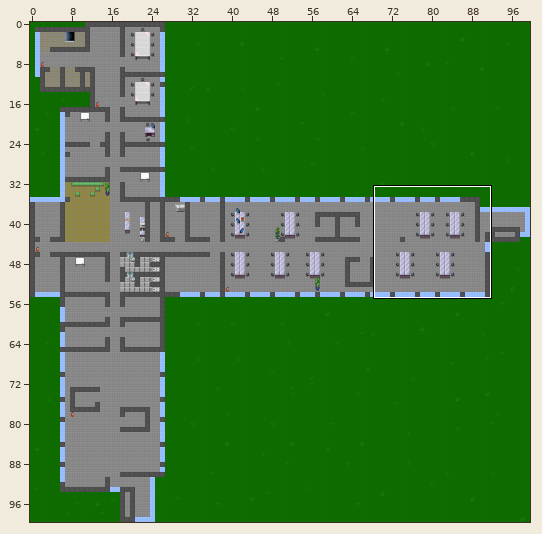
One commit to this Tiled map: untitled.tmx. Above: a wide view before the commit, with the close-up outlined.
Close-up. Old version:
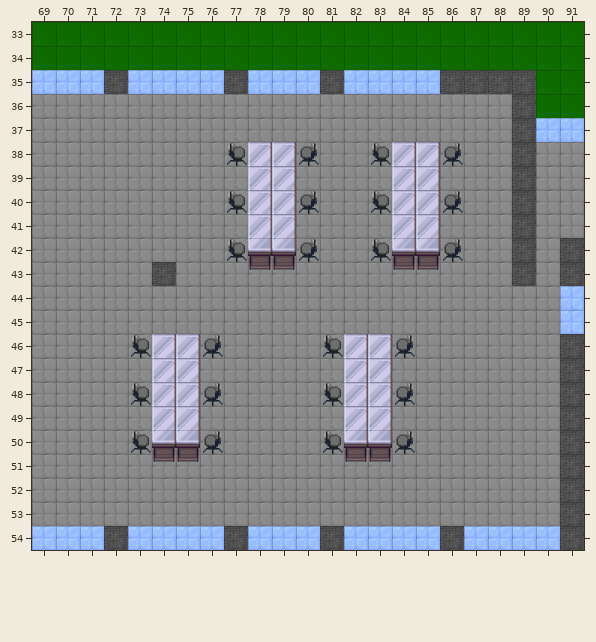
Cells are 32x32 px. Shown: x 69..91, y 33..54. The commit also changed other parts of the map, which this record leaves out.
And afterwards:
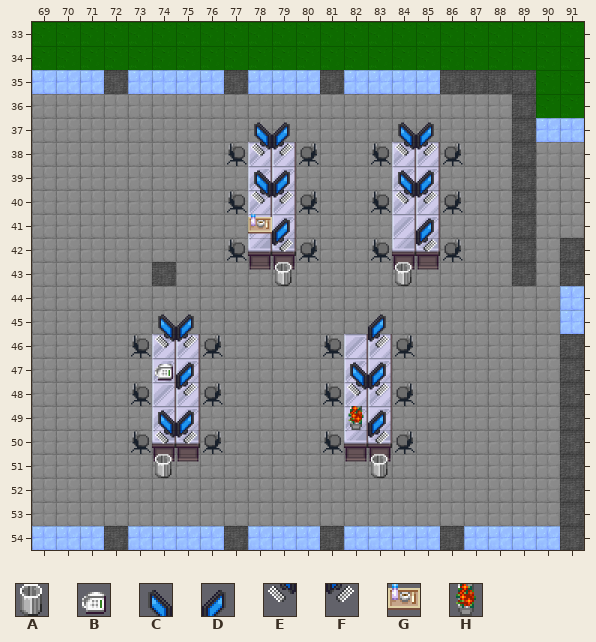
Key: from "OfficeTiles": A 96, B 151, C 190, D 190 flipped left-right, E 206, F 206 flipped left-right, G 221, H 229.
_ is an empty cell.
From old to new:
{"where": "layer \"Shit\""}
{"y":37,"x":78,"old":"__","new":"CD"}
{"y":37,"x":84,"old":"__","new":"CD"}
{"y":38,"x":78,"old":"__","new":"EF"}
{"y":38,"x":84,"old":"__","new":"EF"}
{"y":39,"x":78,"old":"__","new":"CD"}
{"y":39,"x":84,"old":"__","new":"CD"}
{"y":40,"x":78,"old":"__","new":"EF"}
{"y":40,"x":84,"old":"__","new":"EF"}
{"y":41,"x":78,"old":"__","new":"GD"}
{"y":41,"x":85,"old":"_","new":"D"}
{"y":42,"x":79,"old":"_","new":"F"}
{"y":42,"x":85,"old":"_","new":"F"}
{"y":43,"x":79,"old":"_","new":"A"}
{"y":43,"x":84,"old":"_","new":"A"}
{"y":45,"x":74,"old":"__","new":"CD"}
{"y":45,"x":83,"old":"_","new":"D"}
{"y":46,"x":74,"old":"__","new":"EF"}
{"y":46,"x":83,"old":"_","new":"F"}
{"y":47,"x":74,"old":"__","new":"BD"}
{"y":47,"x":82,"old":"__","new":"CD"}
{"y":48,"x":75,"old":"_","new":"F"}
{"y":48,"x":82,"old":"__","new":"EF"}
{"y":49,"x":74,"old":"__","new":"CD"}
{"y":49,"x":82,"old":"__","new":"HD"}
{"y":50,"x":74,"old":"__","new":"EF"}
{"y":50,"x":83,"old":"_","new":"F"}
{"y":51,"x":74,"old":"_","new":"A"}
{"y":51,"x":83,"old":"_","new":"A"}
